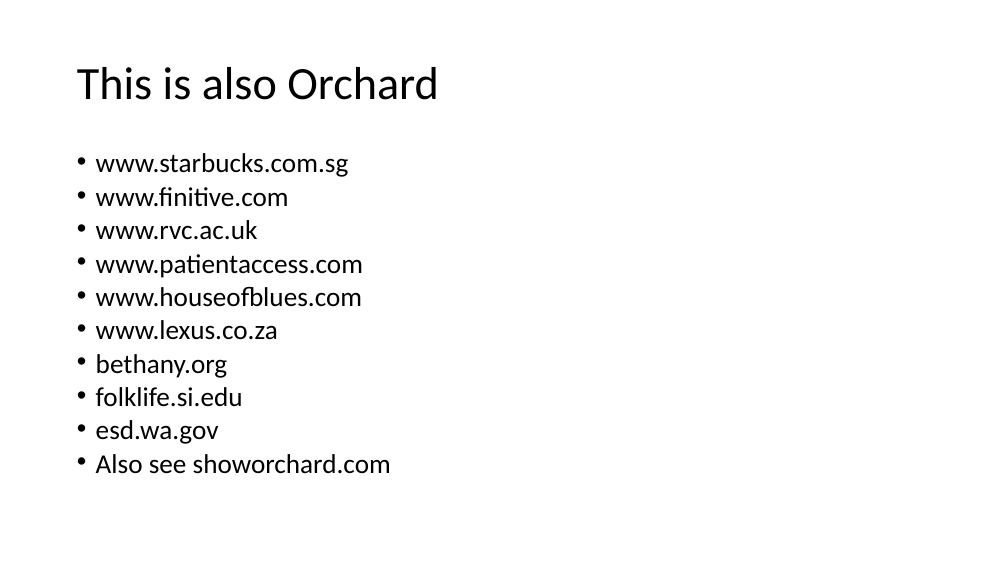
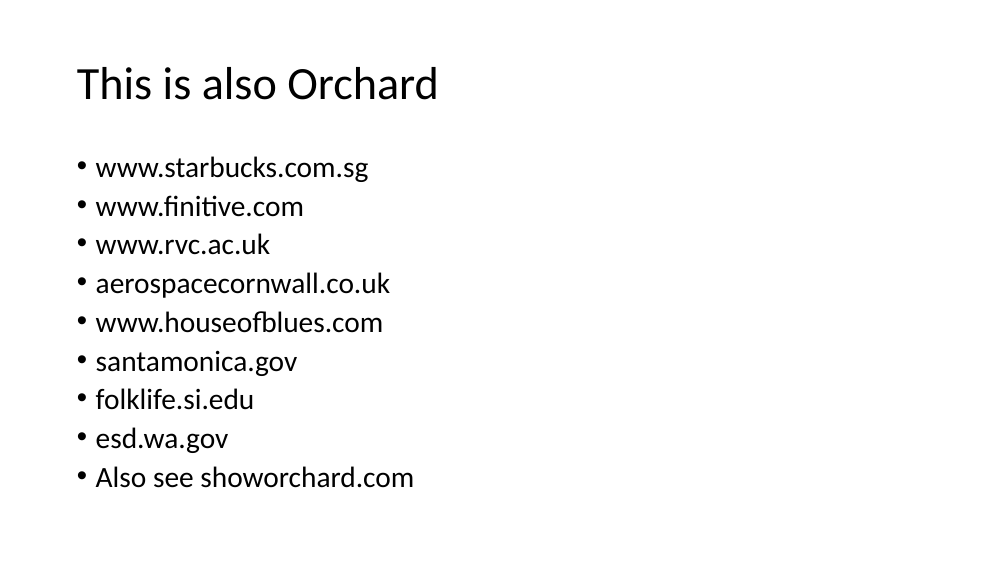
Before and after one commit to Lombiq/Orchard-Ambassadors-Toolbox, a slide deck: slide 10 of IntroductoryTalkTemplate/Orchard Core CMS introductory talk.pptx. Drawn at 1008x567 pixels with LibreOffice and Linux fonts; fonts in the diff are those of the drawing. Boxes give left, top, right and bottom in pixels: in the first picture for what was removed or moved away, otherwise in the second. Text is boxed around its words. In the diff, an @@ line names an element or a change of style, - is before the commit and + after.

```diff
--- a/IntroductoryTalkTemplate/Orchard Core CMS introductory talk.pptx
+++ b/IntroductoryTalkTemplate/Orchard Core CMS introductory talk.pptx
@@ text at [96, 156, 414, 488]: size 25.9 to 28 pt in "www.starbucks.com.sg", "www.finitive.com", "www.rvc.ac.uk", "www.houseofblues.com" and 3 more places; line spacing 0.7 to 0.8 @@
@@ text at [96, 272, 390, 298]: text changed; size 25.9 to 28 pt @@
-• www.patientaccess.com
+• aerospacecornwall.co.uk
@@ text at [96, 350, 298, 376]: text changed; size 25.9 to 28 pt @@
-• www.lexus.co.za
-• bethany.org
+• santamonica.gov
```
Also in this commit, not shown: 2 other slides changed.
